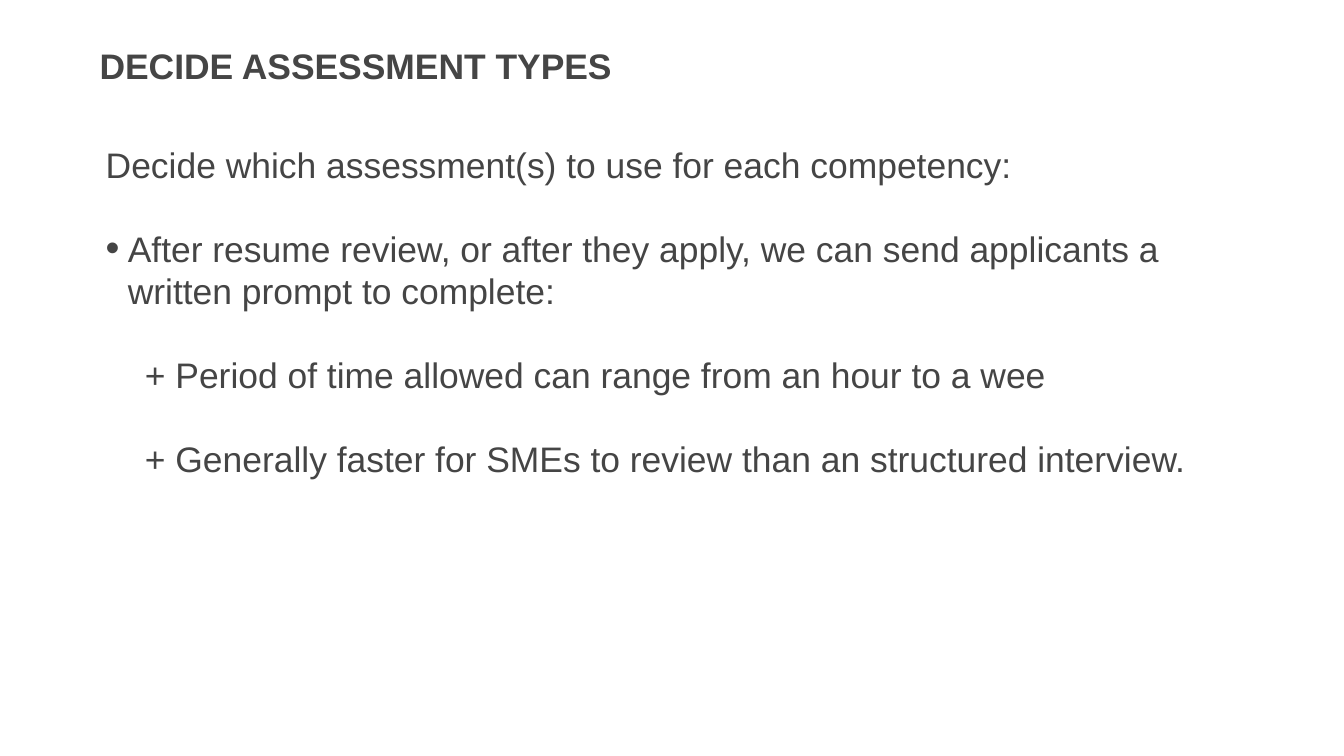
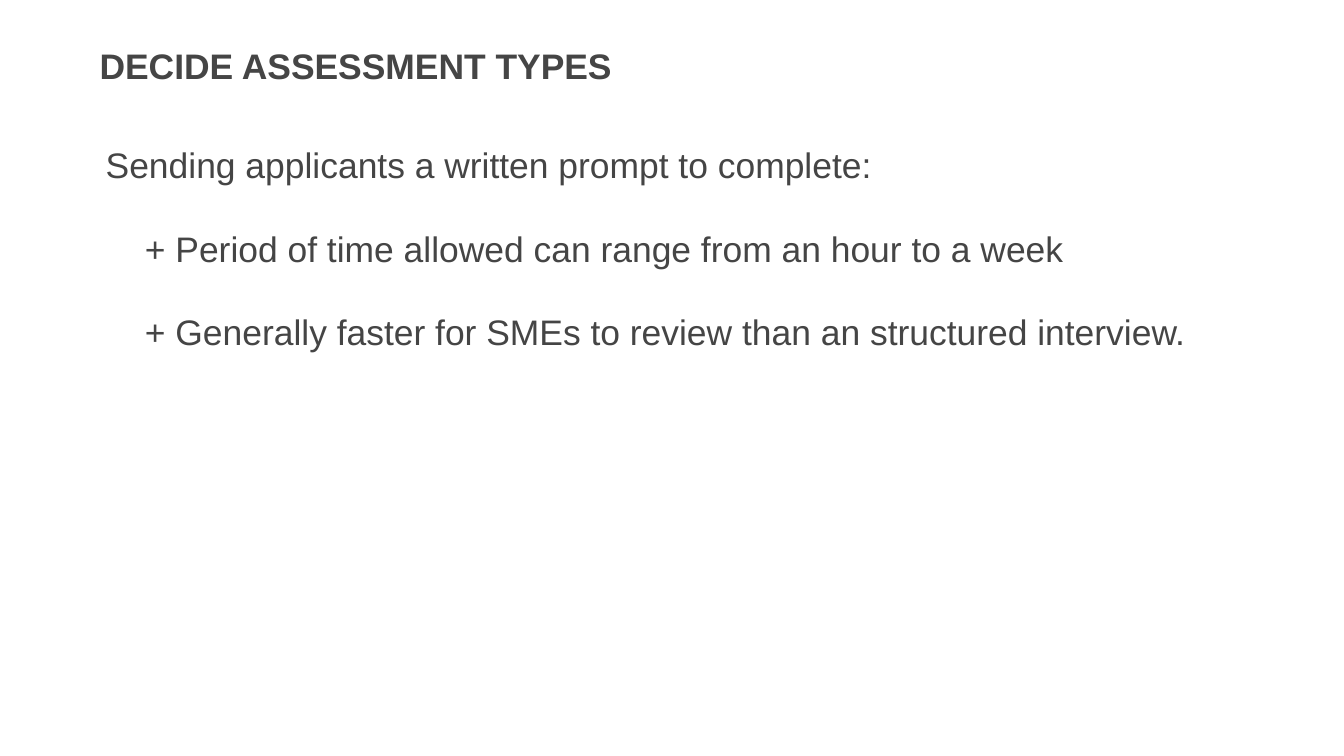
Before and after one commit to usds/SME-QA-Website, a slide deck: slide 40 of toolkit/job-analysis/job-analysis-presentation.pptx. Drawn at 1344x756 pixels with LibreOffice and Linux fonts; fonts in the diff are those of the drawing. Boxes give left, top, right and bottom in pixels: in the first picture for what was removed or moved away, otherwise in the second. Text is boxed around its words. In the diff, an @@ line names an element or a change of style, - is before the commit and + after.

```diff
--- a/toolkit/job-analysis/job-analysis-presentation.pptx
+++ b/toolkit/job-analysis/job-analysis-presentation.pptx
@@ text at box(106, 152, 1063, 269): text changed @@
-Decide which assessment(s) to use for each competency:
-• After resume review, or after they apply, we can send applicants a written prompt to complete:
-+ Period of time allowed can range from an hour to a wee
+Sending applicants a written prompt to complete:
++ Period of time allowed can range from an hour to a week
```
Also in this commit, not shown: 3 other slides changed.
